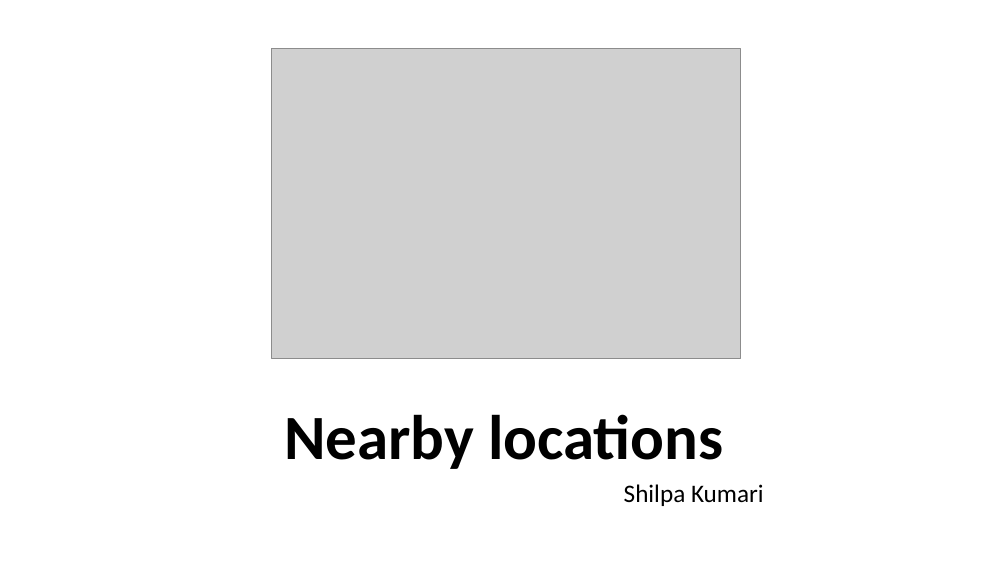
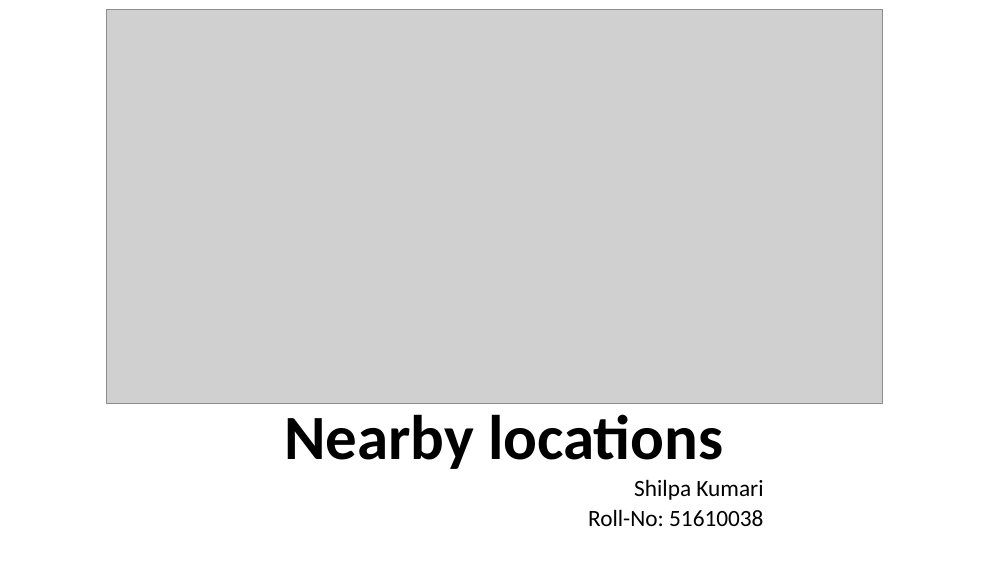
Before and after one commit to thakurshilpa/Places, a slide deck: slide 1 of doc/nearby_location.pptx. Drawn at 1008x567 pixels with LibreOffice and Linux fonts; fonts in the diff are those of the drawing; grey boxes stand for pictures. Boxes give left, top, right and bottom in pixels: in the first picture for what was removed or moved away, otherwise in the second. Text is boxed around its words. In the diff, an @@ line names an element or a change of style, - is before the commit and + after.

Commit message:
formatting

```diff
--- a/doc/nearby_location.pptx
+++ b/doc/nearby_location.pptx
@@ picture added at [107, 10, 882, 404] @@
@@ picture removed at [272, 49, 741, 359] @@
@@ subtitle at [634, 479, 763, 500]: size 24 to 22.2 pt in "Shilpa Kumari"; line spacing 0.9 to 0.7 @@
@@ subtitle at [588, 509, 763, 526]: paragraph added @@
+Roll-No: 51610038
```
Also in this commit, not shown: 10 other slides changed.
